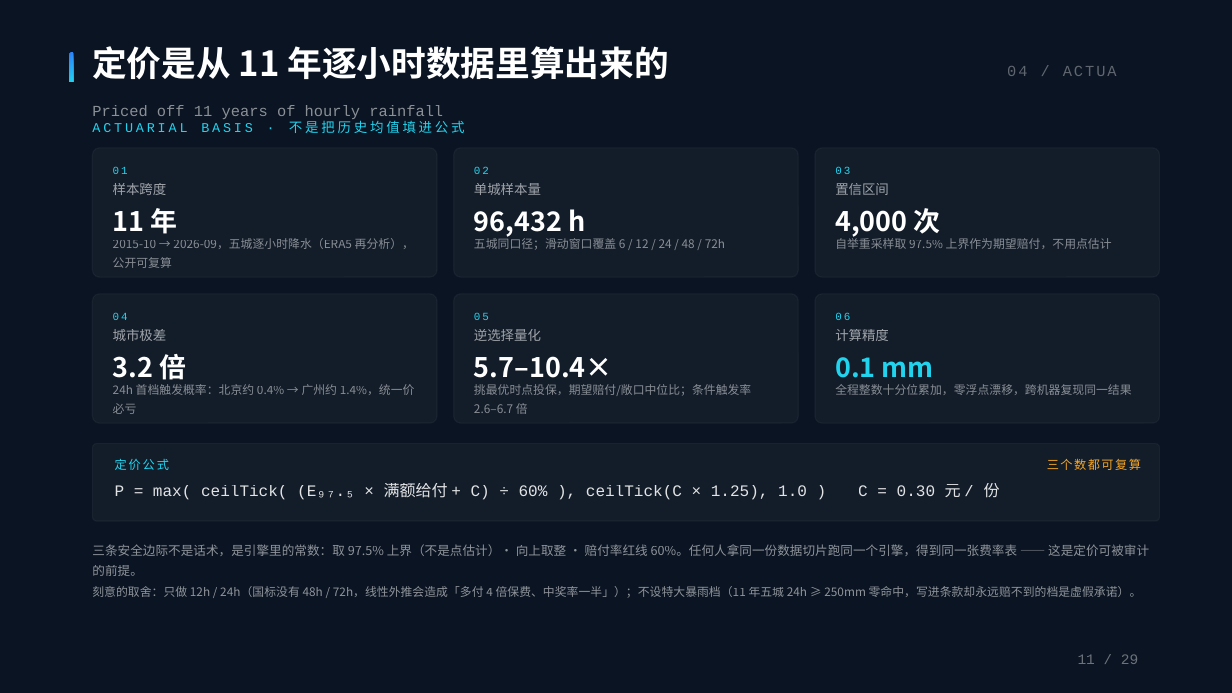
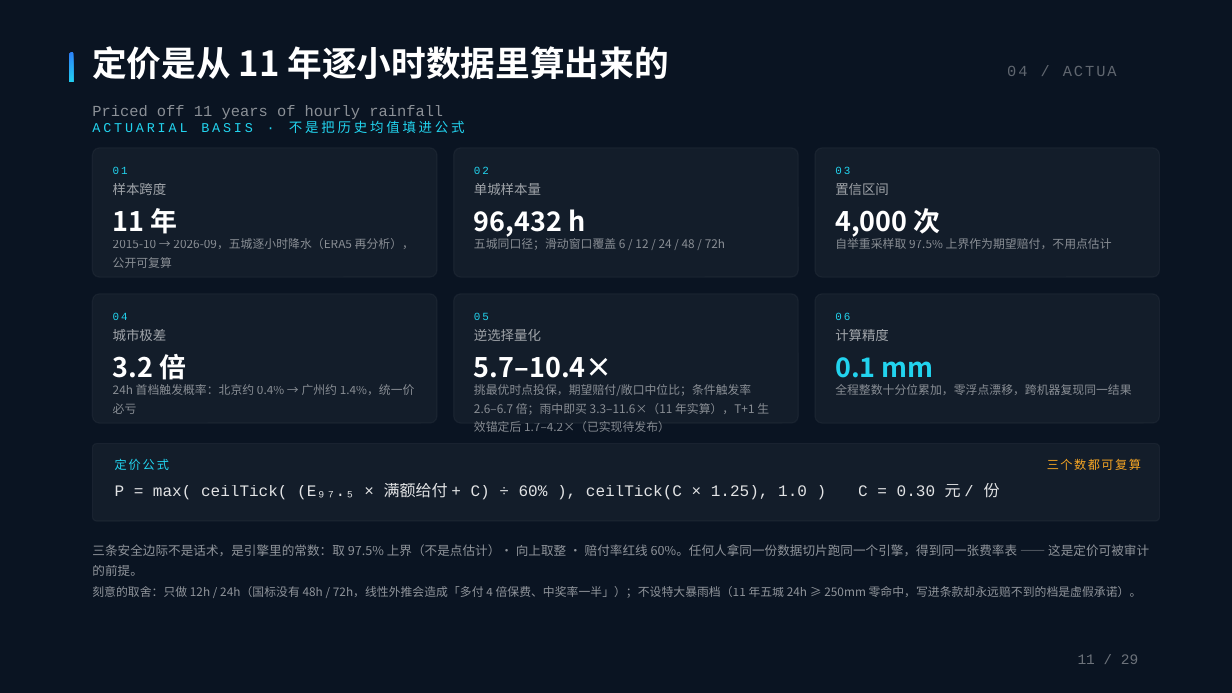
Before and after one commit to BruceLeezh/rainproof-pro, a slide deck: slide 12 of 01-参赛材料/交付物/PPT/神麻组-雨证-路演PPT-答辩版-2026-10-28.pptx. Drawn at 1232x693 pixels with LibreOffice and Linux fonts; fonts in the diff are those of the drawing. Boxes give left, top, right and bottom in pixels: in the first picture for what was removed or moved away, otherwise in the second. Text is boxed around its words. In the diff, an @@ line names an element or a change of style, - is before the commit and + after.

Commit message:
[B] PPT 内容更新（两份 deck）：①答辩版 S12 精算基础页增补雨中投保量化（11 年实算 3.3–11.6×，T+1 锚定后 1.7–4.2×）；②答辩版 S22 风险登记表逆选择行补 T+1（已实现待发布）；③答辩版 S28 附录 A：隔离链 e2e 23→33 项（含 T+1 锚定与排除证明）、部署核验 12→13 项口径对齐；④精简版 S12 补双轨并行一句、S14 工程事实补 T+1 已实现；⑤喂价留痕 11-03 全天入库。全量门禁 29 组 EXIT=0（V6 E2E 33 项）

```diff
--- a/01-参赛材料/交付物/PPT/神麻组-雨证-路演PPT-答辩版-2026-10-28.pptx
+++ b/01-参赛材料/交付物/PPT/神麻组-雨证-路演PPT-答辩版-2026-10-28.pptx
@@ text at <box>474,384,769,432</box>: text changed @@
-挑最优时点投保，期望赔付/敞口中位比；条件触发率 2.6–6.7 倍
+挑最优时点投保，期望赔付/敞口中位比；条件触发率 2.6–6.7 倍；雨中即买 3.3–11.6×（11 年实算），T+1 生效锚定后 1.7–4.2×（已实现待发布）
```
Also in this commit, not shown: 2 other slides changed, 1 other file.
